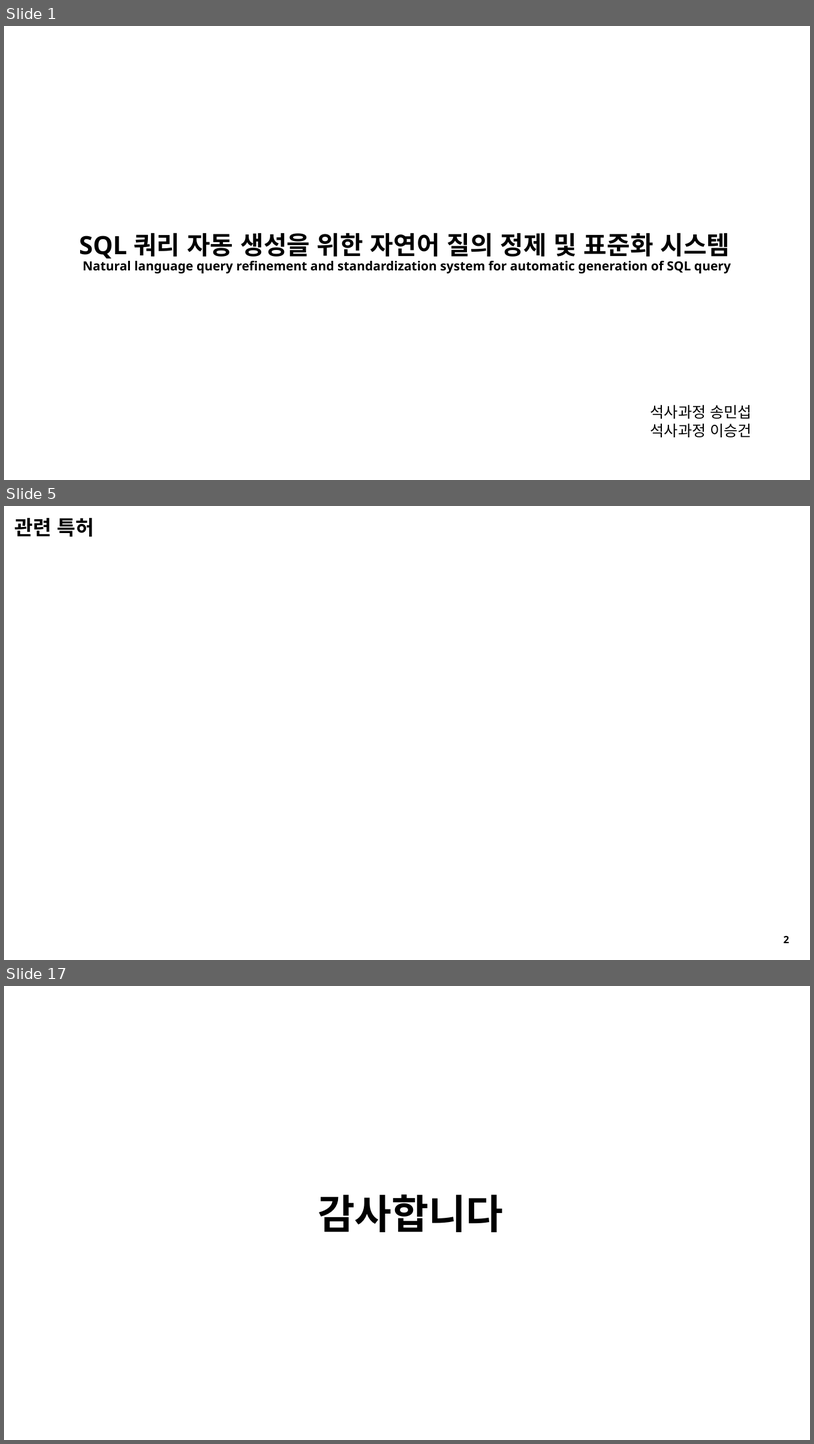
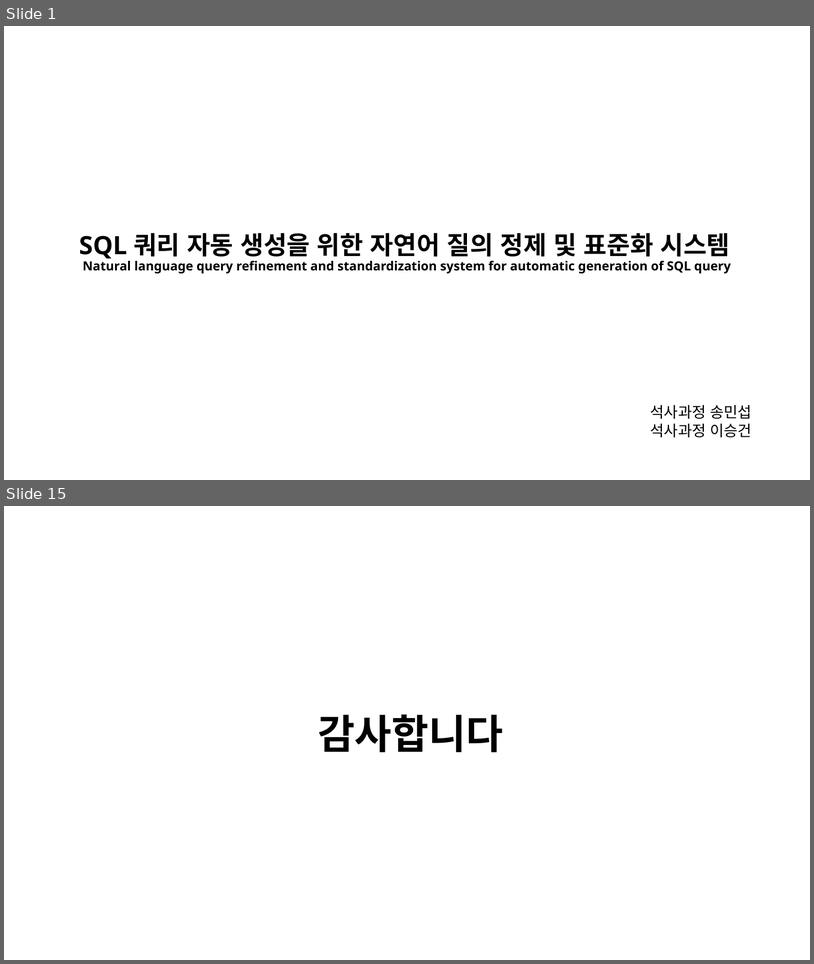
Before and after one commit to seungdeng/DELab, a slide deck: PPT/DSLab_이승건,송민섭_특허.pptx. Shown one above the other, each under a label of ours: slides 1, 5 and 17 before the commit, slides 1 and 15 after it; the slides between them are not shown. The pictures are 814x1444 and 814x964 pixels, drawn with LibreOffice and Linux fonts; fonts in the diff are those of the drawing. Boxes give left, top, right and bottom in pixels: in the first picture for what was removed or moved away, otherwise in the second. Text is boxed around its words. In the diff, an @@ line names an element or a change of style, - is before the commit and + after.

```diff
--- a/PPT/DSLab_이승건,송민섭_특허.pptx
+++ b/PPT/DSLab_이승건,송민섭_특허.pptx
@@ slide 5 removed at box(4, 506, 810, 960), background #FFFFFF @@
@@ text removed at box(15, 518, 95, 537) @@
-관련 특허
@@ text removed at box(784, 936, 790, 943) @@
-2
@@ what was slide 17 is now slide 15 @@
```
Also in this commit, not shown: 13 slides changed, 2 slides added, 1 other slide removed.
